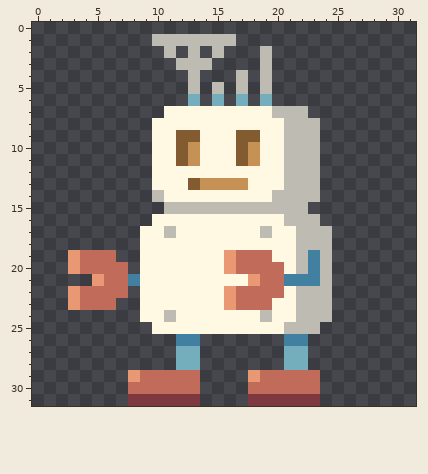
File history of a pixel-art sprite, docs/img/robot2.png. The first picture shows the starting point.
The file is 128x128 pixels, drawn in blocks of 4x4; one block is one cell here.
After:
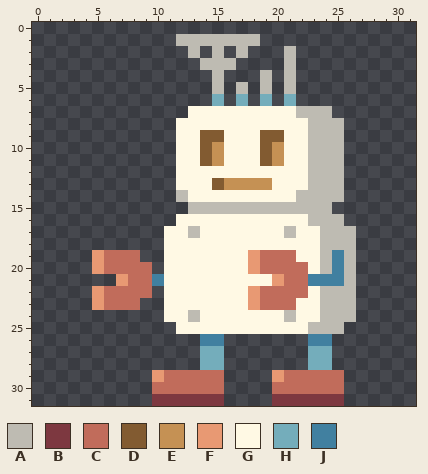
Palette (. is transparent): A #bebbb2  B #7d3840  C #c16c5b  D #825b31  E #c59154  F #e89973  G #fff9e4  H #74adbb  J #4180a0
From old to new:
@@ x 0..31 @@
  0 ................................
- 1 ..........AAAAAAA...............
- 2 ...........A.A.A...A............
- 3 ............AAA....A............
- 4 .............A...A.A............
- 5 .............A.A.A.A............
- 6 .............H.H.H.H............
- 7 ...........GGGGGGGGGAAA.........
- 8 ..........GGGGGGGGGGGAAA........
- 9 ..........GGDDGGGDDGGAAA........
-10 ..........GGDEGGGDEGGAAA........
-11 ..........GGDEGGGDEGGAAA........
-12 ..........GGGGGGGGGGGAAA........
-13 ..........GGGDEEEEGGGAAA........
-14 ..........AGGGGGGGGGAAAA........
-15 ...........AAAAAAAAAAAA.........
-16 ..........GGGGGGGGGGGAAA........
-17 .........GGAGGGGGGGAGGAAA.......
-18 .........GGGGGGGGGGGGGAAA.......
-19 ...FCCC..GGGGGGGFCCCGGAJA.......
-20 ...FCCCC.GGGGGGGFCCCCGAJA.......
-21 .....FCCJGGGGGGGGGFCCJJJA.......
-22 ...FCCCC.GGGGGGGFCCCCGAAA.......
-23 ...FCCC..GGGGGGGFCCCGGAAA.......
-24 .........GGAGGGGGGGAGGAAA.......
-25 ..........GGGGGGGGGGGAAA........
-26 ............JJ.......JJ.........
-27 ............HH.......HH.........
-28 ............HH.......HH.........
-29 ........FCCCCC....FCCCCC........
-30 ........CCCCCC....CCCCCC........
-31 ........BBBBBB....BBBBBB........
+ 1 ............AAAAAAA.............
+ 2 .............A.A.A...A..........
+ 3 ..............AAA....A..........
+ 4 ...............A...A.A..........
+ 5 ...............A.A.A.A..........
+ 6 ...............H.H.H.H..........
+ 7 .............GGGGGGGGGAAA.......
+ 8 ............GGGGGGGGGGGAAA......
+ 9 ............GGDDGGGDDGGAAA......
+10 ............GGDEGGGDEGGAAA......
+11 ............GGDEGGGDEGGAAA......
+12 ............GGGGGGGGGGGAAA......
+13 ............GGGDEEEEGGGAAA......
+14 ............AGGGGGGGGGAAAA......
+15 .............AAAAAAAAAAAA.......
+16 ............GGGGGGGGGGGAAA......
+17 ...........GGAGGGGGGGAGGAAA.....
+18 ...........GGGGGGGGGGGGGAAA.....
+19 .....FCCC..GGGGGGGFCCCGGAJA.....
+20 .....FCCCC.GGGGGGGFCCCCGAJA.....
+21 .......FCCJGGGGGGGGGFCCJJJA.....
+22 .....FCCCC.GGGGGGGFCCCCGAAA.....
+23 .....FCCC..GGGGGGGFCCCGGAAA.....
+24 ...........GGAGGGGGGGAGGAAA.....
+25 ............GGGGGGGGGGGAAA......
+26 ..............JJ.......JJ.......
+27 ..............HH.......HH.......
+28 ..............HH.......HH.......
+29 ..........FCCCCC....FCCCCC......
+30 ..........CCCCCC....CCCCCC......
+31 ..........BBBBBB....BBBBBB......
Boxes around the changes in both pictures, in picture pixels (x1, y1, x2, y2):
changed: (68, 34, 356, 406)
